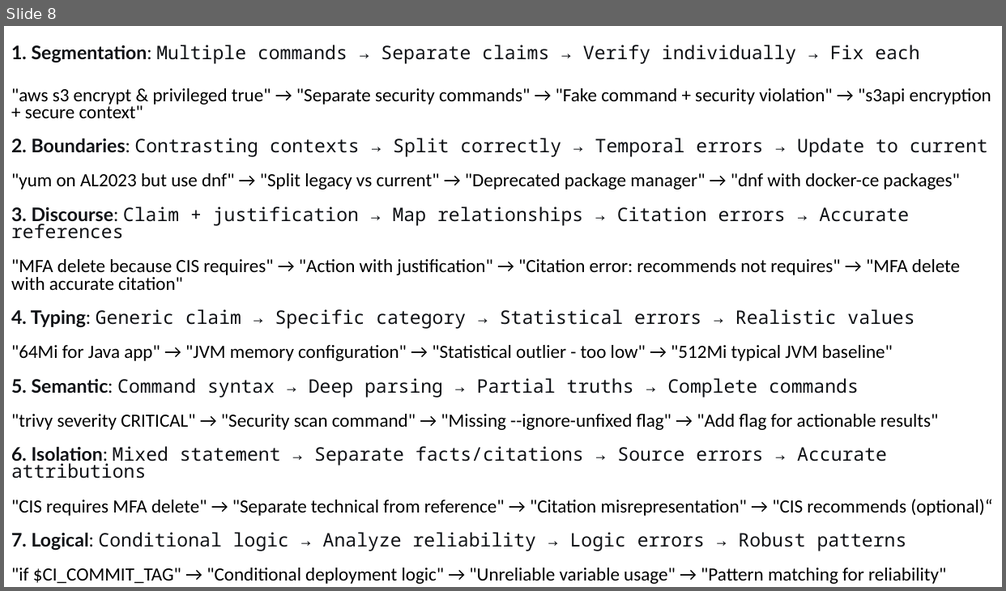
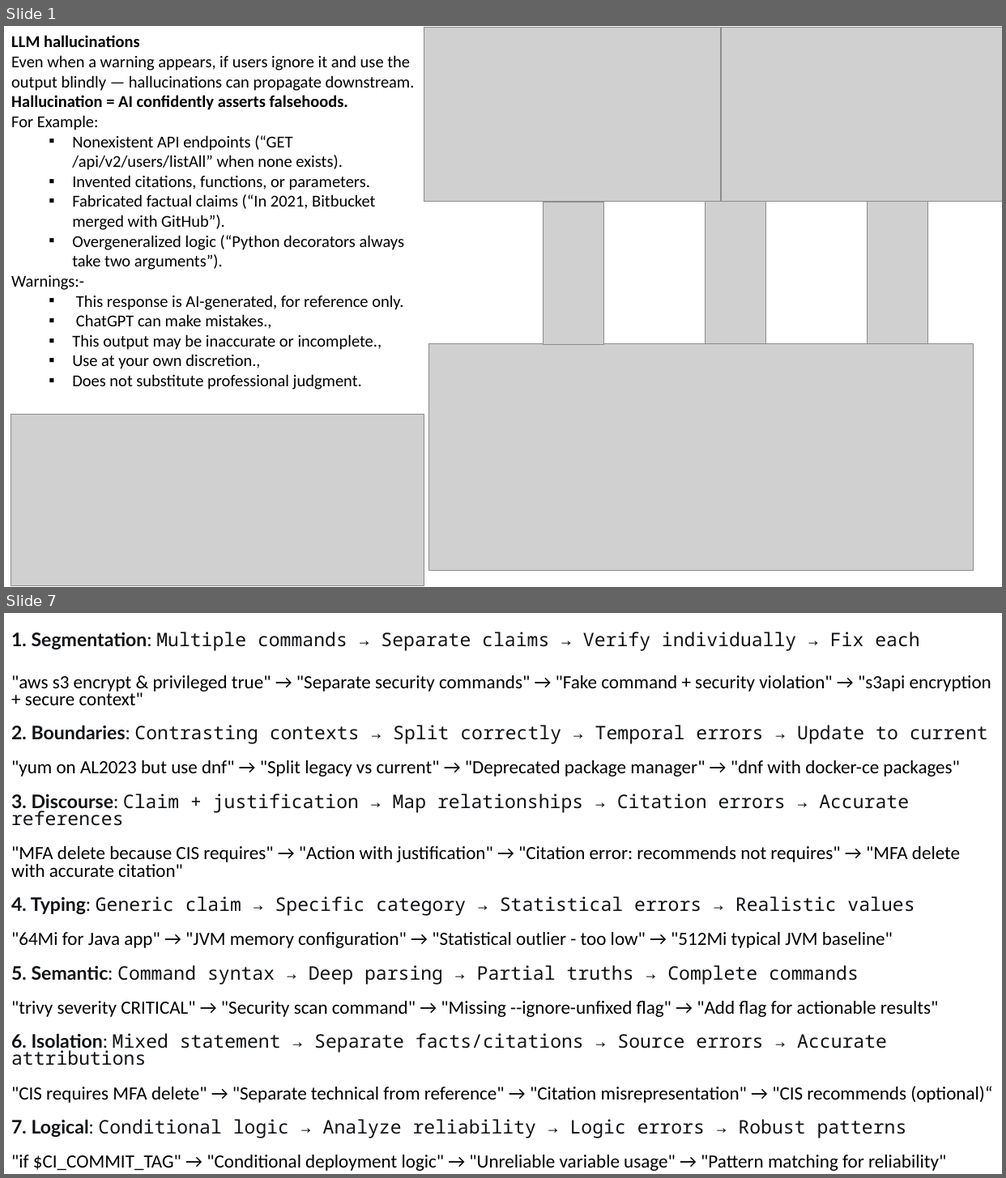
Before and after one commit to KamleshKG/hello_world_app, a slide deck: VeriFactAI-Presentation.pptx. Shown one above the other, each under a label of ours: slide 8 before the commit, slides 1 and 7 after it; the slides between them are not shown. The pictures are 1006x591 and 1006x1178 pixels, drawn with LibreOffice and Linux fonts; fonts in the diff are those of the drawing; grey boxes stand for pictures. Boxes give left, top, right and bottom in pixels: in the first picture for what was removed or moved away, otherwise in the second. Text is boxed around its words. In the diff, an @@ line names an element or a change of style, - is before the commit and + after.

```diff
--- a/VeriFactAI-Presentation.pptx
+++ b/VeriFactAI-Presentation.pptx
@@ slide 1 added at [4,26,1002,587], background #FFFFFF @@
@@ text added at [11,35,415,390], 16 pt, text #000000 @@
+LLM hallucinations
+Even when a warning appears, if users ignore it and use the output blindly — hallucinations can propagate downstream.
+Hallucination = AI confidently asserts falsehoods.
+For Example:
+  ▪ Nonexistent API endpoints (“GET /api/v2/users/listAll” when none exists).
+  ▪ Invented citations, functions, or parameters.
+  ▪ Fabricated factual claims (“In 2021, Bitbucket merged with GitHub”).
+  ▪ Overgeneralized logic (“Python decorators always take two arguments”).
+Warnings:-
+  ▪ This response is AI-generated, for reference only.
+  ▪ ChatGPT can make mistakes.,
+  ▪ This output may be inaccurate or incomplete.,
+  ▪ Use at your own discretion.,
+  ▪ Does not substitute professional judgment.
@@ picture added at [424,28,721,201] @@
@@ picture added at [721,28,1002,201] @@
@@ picture added at [543,202,604,344] @@
@@ picture added at [705,201,766,344] @@
@@ picture added at [867,201,928,344] @@
@@ picture added at [429,344,974,571] @@
@@ picture added at [10,415,424,586] @@
@@ what was slide 8 is now slide 7 @@
```
Also in this commit, not shown: 6 slides changed, 1 other slide added, 26 other files.
